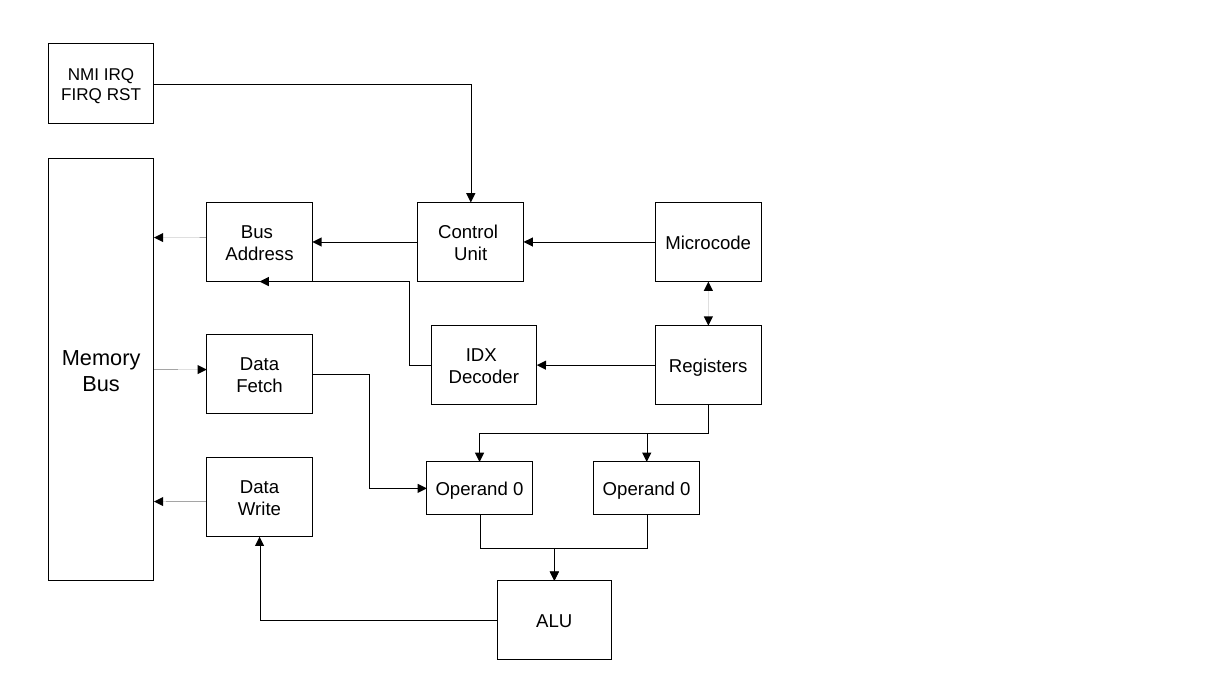
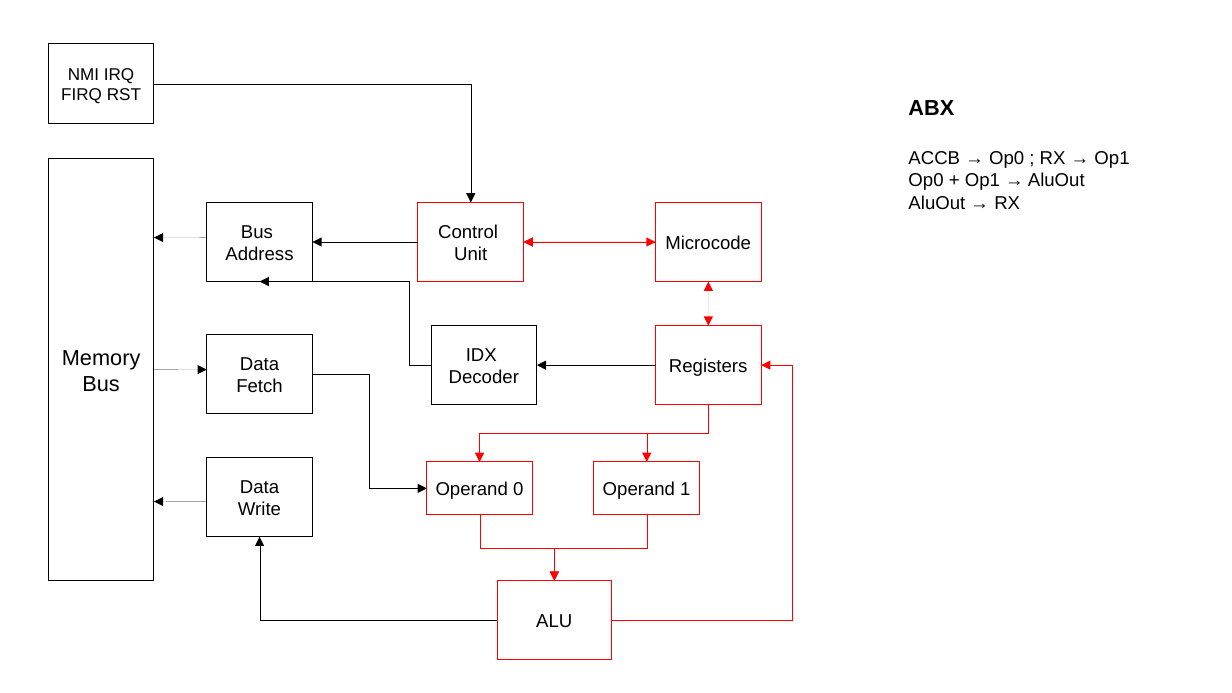
Before and after one commit to JTFPGA/jtkcpu, a slide deck: slide 4 of doc/microcode grafic.odp (slide 6 before the commit). Drawn at 1232x693 pixels with LibreOffice and Linux fonts; fonts in the diff are those of the drawing. Boxes give left, top, right and bottom in pixels: in the first picture for what was removed or moved away, otherwise in the second. Text is boxed around its words. In the diff, an @@ line names an element or a change of style, - is before the commit and + after.

```diff
--- a/doc/microcode grafic.odp
+++ b/doc/microcode grafic.odp
@@ text added at (908,100,1129,209), 12 pt, text #000000 @@
+ABX
+ACCB → Op0 ; RX → Op1
+Op0 + Op1 → AluOut
+AluOut → RX
@@ elbow arrow (656, 243) - (524, 243): stroke #000000 0 pt to #FF0000 0 pt @@
@@ double arrow added from (524, 243) to (656, 243), #FF0000 0 pt @@
@@ double arrow (709, 282) - (709, 325): stroke #000000 0 pt to #FF0000 0 pt @@
@@ elbow arrow added from (612, 620) to (761, 366), #FF0000 0 pt @@
@@ elbow arrow (709, 405) - (480, 462): stroke #000000 0 pt to #FF0000 0 pt @@
@@ elbow arrow (709, 405) - (647, 462): stroke #000000 0 pt to #FF0000 0 pt @@
@@ outline #000000 0 pt to #FF0000 0 pt in 6 elements at (418,202,523,282), (656,325,761,405), (656,202,761,282), (497,581,612,661), (427,462,532,514), (594,462,699,514) @@
@@ text in rectangle at (603,481,690,499): text changed @@
-Operand 0
+Operand 1
@@ elbow arrow (480, 515) - (555, 581): stroke #000000 0 pt to #FF0000 0 pt @@
@@ elbow arrow (647, 515) - (555, 581): stroke #000000 0 pt to #FF0000 0 pt @@
```
Also in this commit, not shown: 5 other slides changed, 7 slides added, 1 other file.
